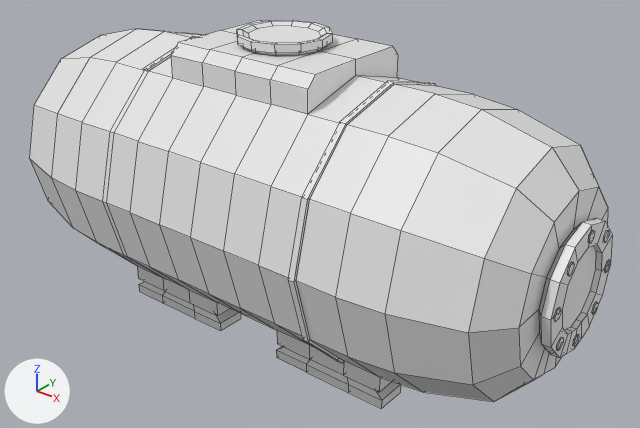
What one commit did to the FBX model models/IndustrialTank.fbx.
Camera for both pictures: a 50 mm camera at (0.08, 2.46, 2.99) aimed at (-2.79, 6.05, 0.76). Arrows for +X, +Y and +Z are at lower left; the lights stay in place. The older version comes first. Mesh edges are drawn as thin lines. Where no turn or scale is listed for an object, it has been applied to the vertices.
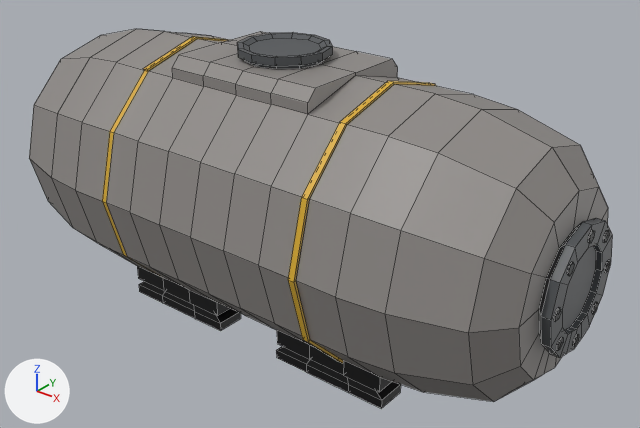
What differs and where, as boxes [x1, y1, x2, y2] in the pictures (640 x 428 px; the box of a moved part takes in the faces that stretch with it):
'Circle', reshaped, recoloured (white to grey)
    before: [29, 20, 612, 408]
    after: [29, 29, 612, 408]
part 1 of me_circle, moved or reshaped
    before: [237, 20, 333, 56]
    after: [237, 32, 333, 69]
part 2 of me_circle, moved or reshaped
    before: [171, 30, 356, 114]
    after: [172, 42, 356, 114]
part 3 of me_circle, moved or reshaped
    before: [222, 20, 398, 77]
    after: [223, 31, 398, 77]
part 4 of me_circle, recoloured
    both: [288, 81, 436, 363]
part 5 of me_circle, recoloured
    before: [102, 36, 195, 277]
    after: [102, 36, 228, 277]
part 6 of me_circle, recoloured (white to black)
    both: [137, 266, 401, 408]
part 7 of me_circle, recoloured
    both: [553, 230, 611, 351]
part 8 of me_circle, recoloured
    before: [237, 20, 333, 56]
    after: [237, 32, 333, 69]
part 9 of me_circle, recoloured (white to dark grey)
    both: [539, 218, 612, 358]
part 10 of me_circle, recoloured (white to grey)
    before: [29, 20, 608, 402]
    after: [29, 29, 608, 402]

The change in detail:
Material 'Grey' (mat_grey) is new.
Its base color is (0.0823, 0.0887, 0.0953) (dark grey #515457).
Material 'Material' (mat_material) is new.
Its base color is (0.27, 0.254, 0.242) (grey #8e8a87).
Material 'Black.001' (mat_black_001) is new.
Its base color is (0.00273, 0.00273, 0.00368) (black #09090c).
Material 'Yellow.002' (mat_yellow_002) is new.
Its base color is (0.687, 0.413, 0.0262) (yellow #d8ac2d).
me_circle is used by ob_circle; location (-2.999, 6.003, 1.73).
me_circle had 656 vertices, 597 faces and spanned x -1.72..1.81, y -0.79..0.78, z -1.72..0.07.
me_circle now has 656 vertices, 597 faces and spans x -1.72..1.81, y -0.79..0.78, z -1.72..0.0.
me_circle part 1: the loose piece of 72 vertices spanning x -0.26..0.26, y -0.26..0.26, z 0.0..0.07 is moved by (0.0, 0.0, -0.07).
me_circle part 2: 15 of the vertices in x -0.47..0.48, y -0.39..0.0, z -0.06..0.0 are moved by (0.0, 0.0, -0.07).
me_circle part 3: 10 of the vertices in x -0.47..0.48, y 0.33..0.39, z -0.06..0.0 are moved by (0.0, 0.0, -0.07).
me_circle part 4: 36 of the faces centred in x 0.36..0.83, y -0.74..0.73, z -1.6..-0.12 switch from no material to mat_yellow_002 (yellow #d8ac2d).
me_circle part 5: 29 of the faces centred in x -0.83..-0.36, y -0.72..0.73, z -1.6..-0.12 switch from no material to mat_yellow_002 (yellow #d8ac2d).
me_circle part 6: 143 of the faces centred in x -0.96..0.96, y -0.39..0.39, z -1.72..-1.53 switch from no material to mat_black_001 (black #09090c).
me_circle part 7: 56 of the faces centred in x 1.81, y -0.3..0.3, z -1.16..-0.55 switch from no material to mat_black_001 (black #09090c).
me_circle part 8: 61 of the faces centred in x -0.24..0.24, y -0.24..0.24, z 0.01..0.07 switch from no material to mat_grey (dark grey #515457).
me_circle part 9: 59 of the faces centred in x 1.74..1.81, y -0.31..0.31, z -1.18..-0.54 switch from no material to mat_grey (dark grey #515457).
me_circle part 10: 207 of the faces centred in x -1.72..1.72, y -0.72..0.72, z -1.6..0.0 switch from no material to mat_material (grey #8e8a87).
